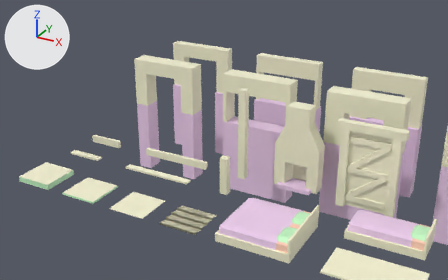
What one commit did to the Blender file Apricot and Fern/Assets/Models/3D Retro Medieval Fantasy Kit/3D Retro Medieval Fantasy Kit/3D Retro Medieval Fantasy Kit.blend.
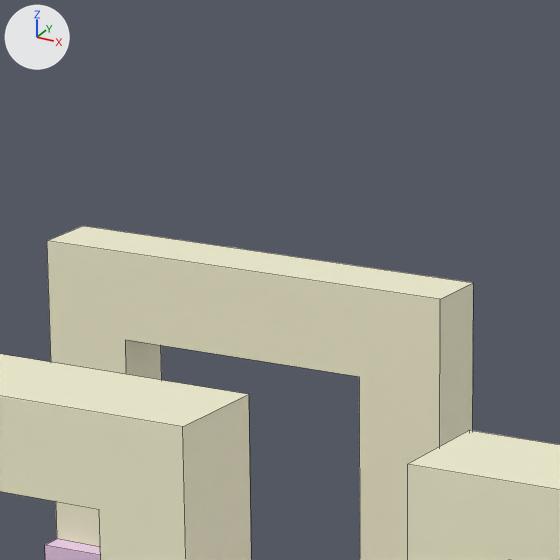
Old and new are each drawn from a 50 mm camera at (-0.09, -16.33, 7.69) aimed at (-9.12, 0.1, -0.52) and again close up on the part from 37% to 55% of the width and 3% to 31% of the height. Arrows for +X, +Y and +Z are at upper left; the lights stay in place. The close-ups show mesh edges as thin lines.

Script lines for the objects in view, before the commit:
```python
me_id559 = bpy.data.meshes.new('ID559')
me_id559.from_pydata(...)  # 32 vertices, 18 faces; spans x 0.0..2.0, y -1.0..2.5, z -0.5..0.0
# faces by material slot: [8, 10]
me_id559.materials.append(mat_0048_palegoldenrod_002)  # white #f7f5d5
me_id559.materials.append(mat_0125_plum_002)  # white #efd0ef
me_id578 = bpy.data.meshes.new('ID578')
me_id578.from_pydata(...)  # 28 vertices, 14 faces; spans x 0.0..2.0, y -1.0..2.5, z -0.5..0.0
# faces by material slot: [8, 6]
me_id578.materials.append(mat_0048_palegoldenrod_002)  # white #f7f5d5
me_id578.materials.append(mat_0125_plum_002)  # white #efd0ef
me_id637 = bpy.data.meshes.new('ID637')
me_id637.from_pydata(...)  # 40 vertices, 22 faces; spans x 0.0..2.0, y -1.0..2.5, z -0.5..0.0
# faces by material slot: [8, 14]
me_id637.materials.append(mat_0048_palegoldenrod_002)  # white #f7f5d5
me_id637.materials.append(mat_0125_plum_002)  # white #efd0ef
# before: 0 (0.4, 2.1, -0.1) at pixel (125, 339), 1 (1.6, 2.1, -0.1) at pixel (359, 376), 8 (0.4, 2.1, -0.4), 13 (1.6, 2.1, -0.4)
ob_wall_a_door = bpy.data.objects.new('Wall A Door', me_id559)
ob_wall_a_door.location = (-11.0, -2.0, 0.0)
ob_wall_a_door.rotation_euler = (1.571, 0.0, 0.0)  # degrees (90, 0, 0)
ob_wall_a_window_large = bpy.data.objects.new('Wall A Window Large', me_id578)
ob_wall_a_window_large.location = (-8.0, -2.0, 0.0)
ob_wall_a_window_large.rotation_euler = (1.571, 0.0, 0.0)  # degrees (90, 0, 0)
ob_wall_b_door = bpy.data.objects.new('Wall B Door', me_id637)
ob_wall_b_door.location = (-11.0, 0.0, 0.0)
ob_wall_b_door.rotation_euler = (1.571, 0.0, 0.0)  # degrees (90, 0, 0)
```
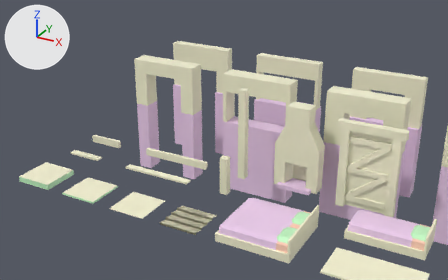
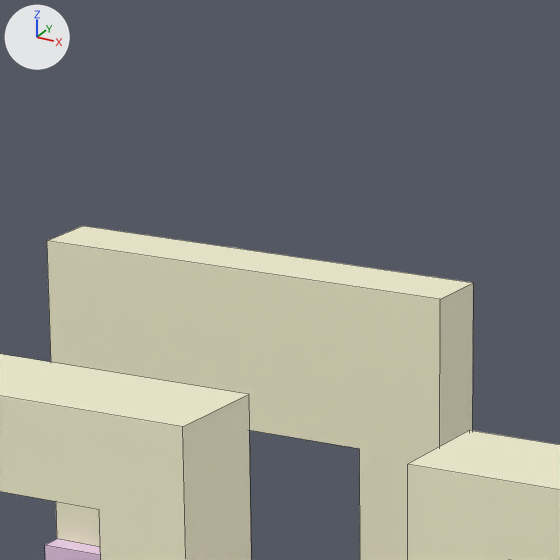
What differs and where, as boxes [x1, y1, x2, y2] in the close-ups (560 x 560 px; the box of a moved part takes in the faces that stretch with it):
part 1 of me_id637, moved or reshaped
    both: [122, 337, 364, 560]

The change in detail:
me_id637 has 40 vertices, 22 faces and spans x 0.0..2.0, y -1.0..2.5, z -0.5..0.0.
me_id637 is used by ob_wall_b_door; location (-11.0, 0.0, 0.0); rotation (1.571, 0.0, 0.0), in degrees (90, 0, 0).
Part 1, on me_id637:
Vertices 0, 1, 8, 13 of me_id637 move by (0.0, -0.33, 0.0).
